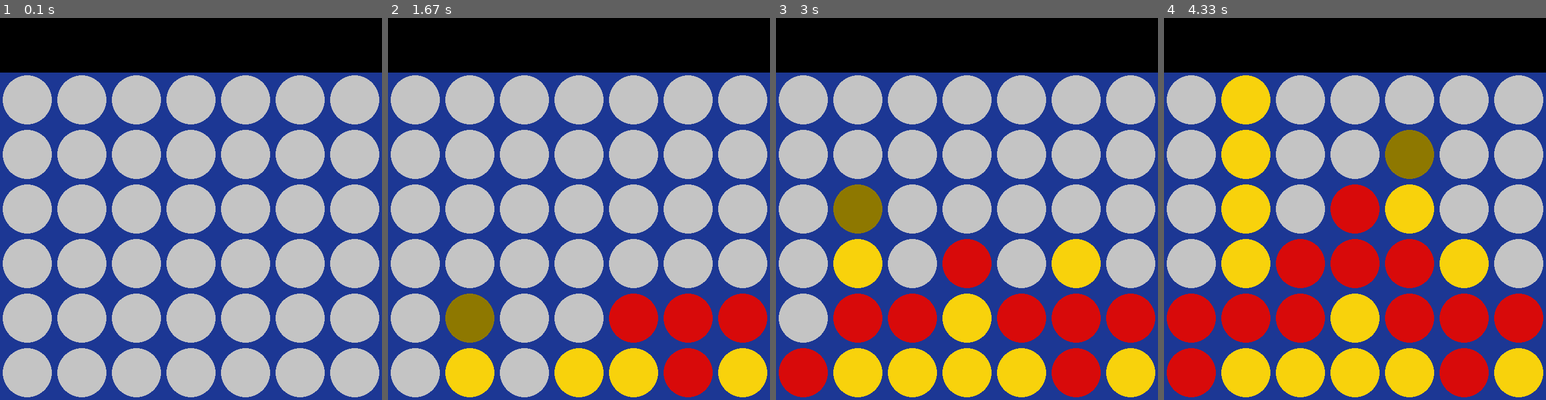
Above: before the commit, frames 1-4 (left to right).
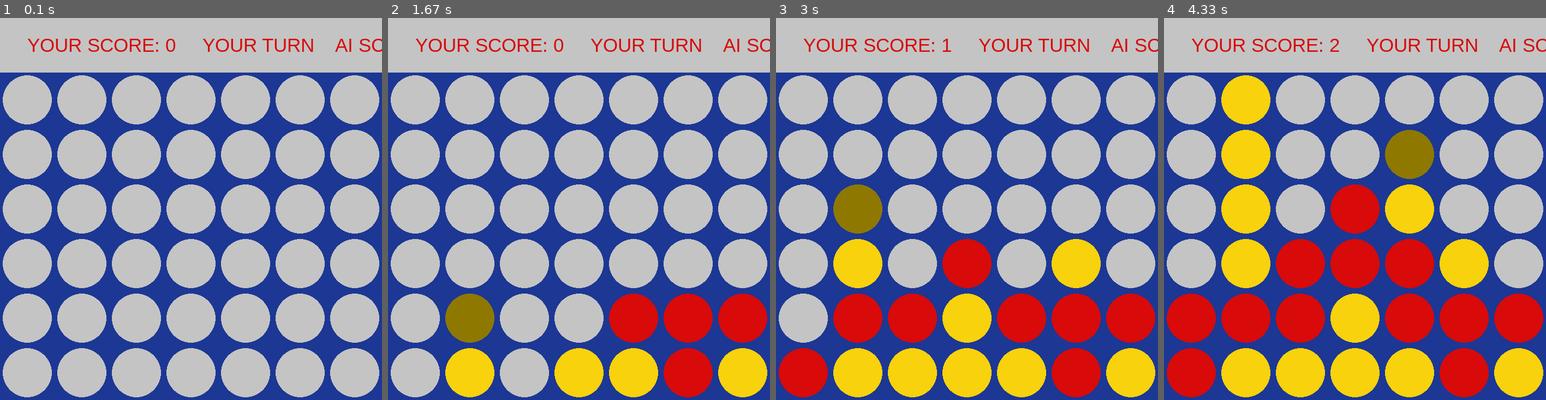
Above: after the commit, the same moments.

Repository: Alimohamad21/Connect-Four-AI
Game: pygame game, started from main.py
The game is run twice, just before and just after one commit, with the same random seed, the same clock (stepped at 60 frames per second) and the same inputs.
Inputs (mouse positions are in pixels of both pictures, inside the frame that each line leads up to):
- Up to frame 1 (0.1 s): no input
- Up to frame 2 (1.67 s): click (579, 209) at 0.38 s; click (617, 293) at 0.72 s; click (720, 342) at 1.05 s; click (487, 132) at 1.38 s
- Up to frame 3 (3 s): click (967, 254) at 1.72 s; click (913, 128) at 2.05 s; click (1100, 308) at 2.38 s; click (840, 247) at 2.72 s
- Up to frame 4 (4.33 s): click (1244, 136) at 3.05 s; click (1263, 277) at 3.38 s; click (1270, 178) at 3.72 s; click (1435, 159) at 4.05 s

The runs differ from the first frame. In frame 1, 14% of the frame differs, in the area x 0-100%, y 0-15%; in frame 2, 14%; in frame 3, 14%; in frame 4, 14%.

Commit message:
Game gui updated

Diff:
--- a/gui.py
+++ b/gui.py
@@ -4,15 +4,17 @@
 import pygame
 
 from constants import *
+from scoreFunctions import *
 from stateFunctions import *
-from scoreFunctions import *
 
 boardState = initializeBoard()
 isUserTurn = True
+redScore = 0
+yellowScore = 0
 
 
 def main():
-    global SCREEN, CLOCK, boardState, isUserTurn
+    global SCREEN, CLOCK, boardState, isUserTurn, redScore, yellowScore
     pygame.init()
     SCREEN = pygame.display.set_mode((WINDOW_WIDTH, WINDOW_HEIGHT))
     CLOCK = pygame.time.Clock()
@@ -21,13 +23,18 @@
     selectedColumn = 0
     while True:
         if isFull(boardState):
-            print('GAME OVER')
+            if yellowScore>redScore:
+                message = 'YOU WIN !'
+            else:
+                message = 'AI WINS :('
         elif isUserTurn:
-            print('YOUR TURN')
+            message = 'YOUR TURN'
         else:
-            print('AI TURN')
+            message = 'AI TURN'
+        displayGameState(message)
         x = pygame.mouse.get_pos()[0]
         y = pygame.mouse.get_pos()[1]
+        print(f'x:{x} y:{y}')
         if isUserTurn:
             if y > 100:
                 if x // 100 == selectedColumn:
@@ -42,6 +49,7 @@
             while isColumnFull(boardState, column):
                 column = randint(0, 6)
             boardState = insertAtColumn(boardState, column, 'R')
+            redScore = calculateScore(boardState, 'R')
             drawBoard()
             isUserTurn = True
         for event in pygame.event.get():
@@ -49,8 +57,7 @@
                 if not isColumnFull(boardState, selectedColumn):
                     boardState = insertAtColumn(boardState, selectedColumn, 'Y')
                     isUserTurn = False
-                    print(f"YOUR SCORE: {calculateScore(boardState,'Y')}")
-                    print(f"AI SCORE: {calculateScore(boardState,'R')}")
+                    yellowScore = calculateScore(boardState, 'Y')
                     drawBoard()
             if event.type == pygame.QUIT:
                 pygame.quit()
@@ -63,6 +70,14 @@
         int(selectedColumn * SQUARE_SIZE + SQUARE_SIZE / 2),
         int(playableRow * SQUARE_SIZE + SQUARE_SIZE + SQUARE_SIZE / 2)),
                        RADIUS)
+
+
+def displayGameState(text):
+    message = f'YOUR SCORE: {yellowScore}     {text}    AI SCORE:{redScore}'
+    pygame.draw.rect(SCREEN, GREY,
+                     (0, 0, WINDOW_WIDTH, 100))
+    font = pygame.font.SysFont('Arial', 35)
+    SCREEN.blit(font.render(message, True, RED), (50, 30))
 
 
 def drawBoard():
